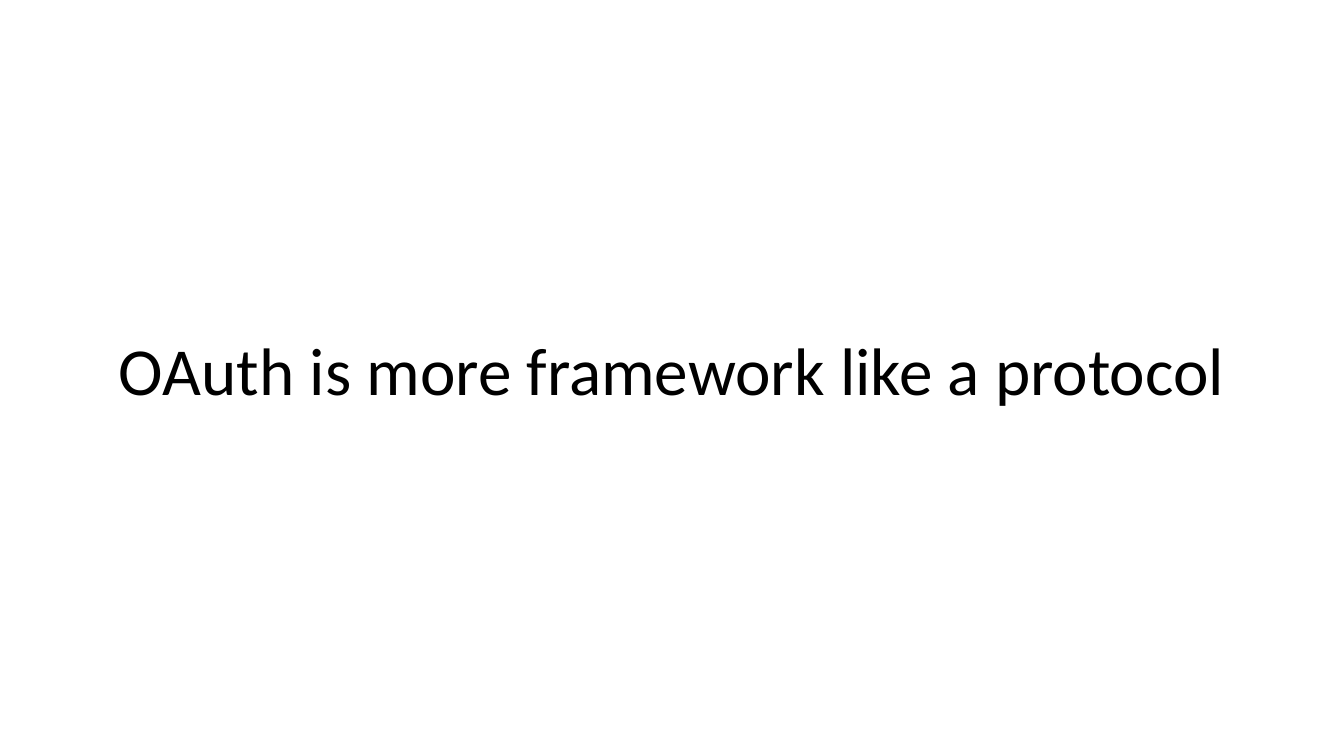
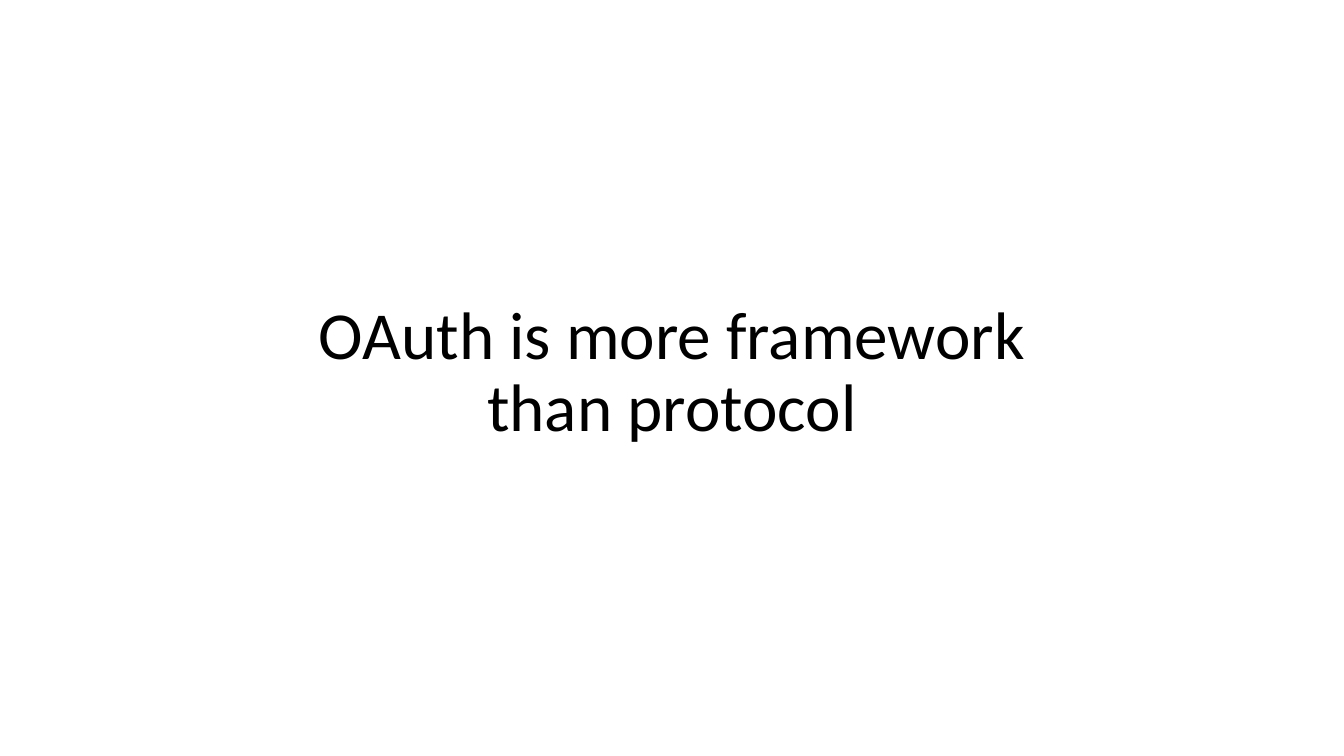
Before and after one commit to danielwagn3r/openid-workshop, a slide deck: slide 9 of OpenID & OAuth.pptx. Drawn at 1344x756 pixels with LibreOffice and Linux fonts; fonts in the diff are those of the drawing. Boxes give left, top, right and bottom in pixels: in the first picture for what was removed or moved away, otherwise in the second. Text is boxed around its words. In the diff, an @@ line names an element or a change of style, - is before the commit and + after.

```diff
--- a/OpenID & OAuth.pptx
+++ b/OpenID & OAuth.pptx
@@ text at [319,312,1024,442]: text changed @@
-OAuth is more framework like a protocol
+OAuth is more framework
+than protocol
```
Also in this commit, not shown: 20 other slides changed, 1 slide added.
